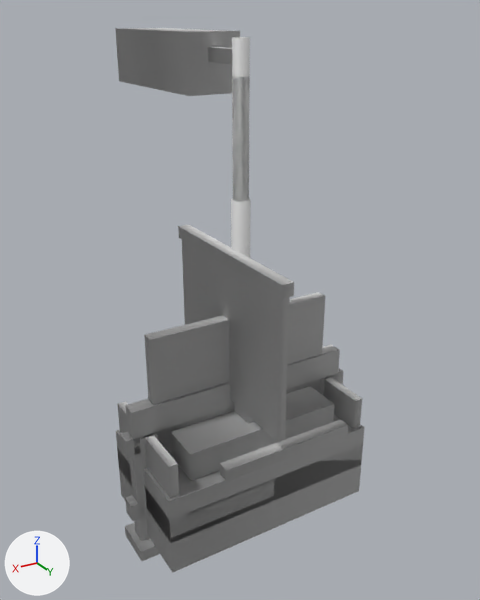
The FBX model game/Airside/Assets/Airside/Art/Models/Props/mdl_airfield_props_kit_authored_v01.fbx: old version first, new version second.
Rendered twice from a 50 mm lens placed at (0.0201, 0.0333, 0.0332), pointed at (-0.0014, -0.0024, 0.0153). The axes (+X, +Y, +Z) are drawn at lower left. The lights are the same throughout. The picture after the commit comes second. Where no turn or scale is listed for an object, it has been applied to the vertices.

Objects in the first picture: 'baggage_dolly', 'barrier', 'dolly_bed', 'dolly_cargo', 'dolly_handle', 'dolly_rail_r', 'sign_board', 'sign_cap', 'sign_face', 'sock_fabric', 'sock_pole', 'windsock_pole' and 9 more.
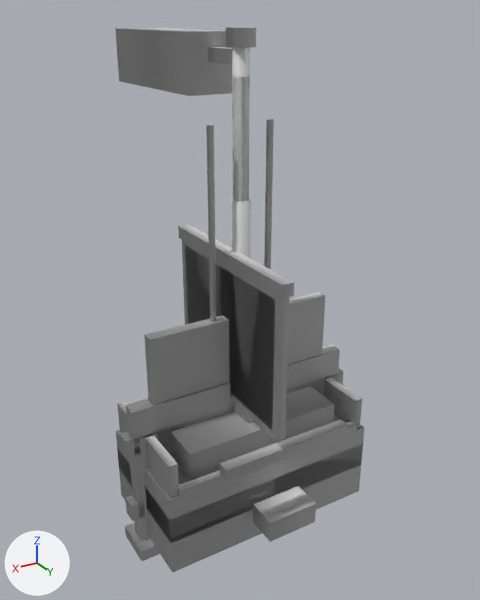
Pixel boxes (x1, y1, x2, y2) of what changed, in the pictures (480 x 600 px):
'sign_reflector', added
    after: (185, 245, 275, 430)
'dolly_hitch', added
    after: (253, 486, 316, 542)
'sock_guy_r', added
    after: (206, 124, 217, 322)
'sock_guy_l', added
    after: (264, 119, 274, 269)
'dolly_rail_end', added
    after: (178, 421, 357, 497)
'sock_light', added
    after: (226, 27, 256, 48)

The change, as a diff of the scene's bpy script:
```diff
--- a/game/Airside/Assets/Airside/Art/Models/Props/mdl_airfield_props_kit_authored_v01.fbx.py
+++ b/game/Airside/Assets/Airside/Art/Models/Props/mdl_airfield_props_kit_authored_v01.fbx.py
@@ me_mesh_035 @@
+me_mesh_035.from_pydata(...)  # a box spanning x -0.00675..0.00675, y 0.00375..0.00425, z 0.00675..0.00725
+me_mesh_035.polygons.foreach_set('use_smooth', [True] * 12)
+me_mesh_035.materials.append(mat_defaultmaterial)  # light grey #cbcbcb
@@ me_mesh_040 @@
+me_mesh_040.from_pydata(...)  # a box spanning x -0.0022..-0.0018, y -0.0001..0.0002, z 0.0025..0.0275
+me_mesh_040.polygons.foreach_set('use_smooth', [True] * 12)
+me_mesh_040.materials.append(mat_defaultmaterial)  # light grey #cbcbcb
@@ me_mesh_034 @@
+me_mesh_034.from_pydata(...)  # a box spanning x -0.00175..0.00175, y 0.0045..0.0065, z 0.00275..0.00425
+me_mesh_034.polygons.foreach_set('use_smooth', [True] * 12)
+me_mesh_034.materials.append(mat_defaultmaterial)  # light grey #cbcbcb
@@ me_mesh_037 @@
+me_mesh_037.from_pydata(...)  # a box spanning x 0.0009..0.0011, y -0.0055..0.0055, z 0.01025..0.01875
+me_mesh_037.polygons.foreach_set('use_smooth', [True] * 12)
+me_mesh_037.materials.append(mat_defaultmaterial)  # light grey #cbcbcb
@@ me_mesh_042 @@
+me_mesh_042.from_pydata(...)  # a box spanning x -0.0006..0.0006, y -0.0006..0.0006, z 0.0315..0.0325
+me_mesh_042.polygons.foreach_set('use_smooth', [True] * 12)
+me_mesh_042.materials.append(mat_defaultmaterial)  # light grey #cbcbcb
@@ me_mesh_041 @@
+me_mesh_041.from_pydata(...)  # a box spanning x 0.0018..0.0022, y -0.0001..0.0002, z 0.0025..0.0275
+me_mesh_041.polygons.foreach_set('use_smooth', [True] * 12)
+me_mesh_041.materials.append(mat_defaultmaterial)  # light grey #cbcbcb
@@ ob_dolly_rail_end @@
+ob_dolly_rail_end = bpy.data.objects.new('dolly_rail_end', me_mesh_035)
+ob_dolly_rail_end.location = (0.0, 0.0, 0.0)
@@ ob_sock_guy_l @@
+ob_sock_guy_l = bpy.data.objects.new('sock_guy_l', me_mesh_040)
+ob_sock_guy_l.location = (0.0, 0.0, 0.0)
@@ ob_dolly_hitch @@
+ob_dolly_hitch = bpy.data.objects.new('dolly_hitch', me_mesh_034)
+ob_dolly_hitch.location = (0.0, 0.0, 0.0)
@@ ob_sign_reflector @@
+ob_sign_reflector = bpy.data.objects.new('sign_reflector', me_mesh_037)
+ob_sign_reflector.location = (0.0, 0.0, 0.0)
@@ ob_sock_light @@
+ob_sock_light = bpy.data.objects.new('sock_light', me_mesh_042)
+ob_sock_light.location = (0.0, 0.0, 0.0)
@@ ob_sock_guy_r @@
+ob_sock_guy_r = bpy.data.objects.new('sock_guy_r', me_mesh_041)
+ob_sock_guy_r.location = (0.0, 0.0, 0.0)
```
